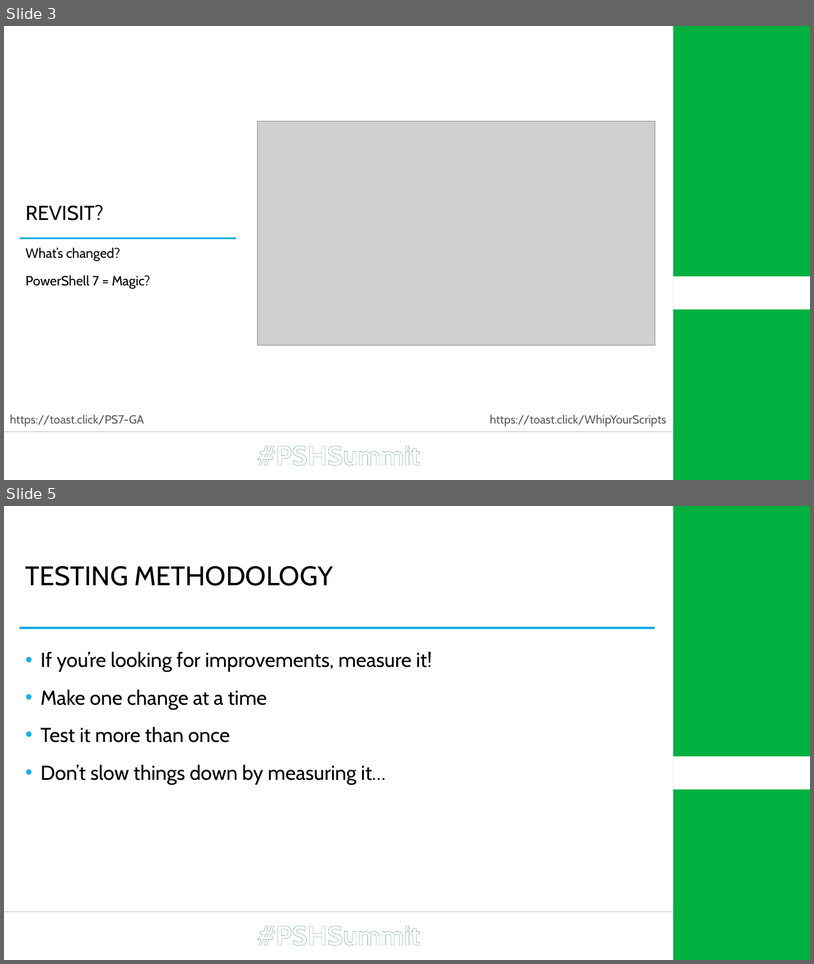
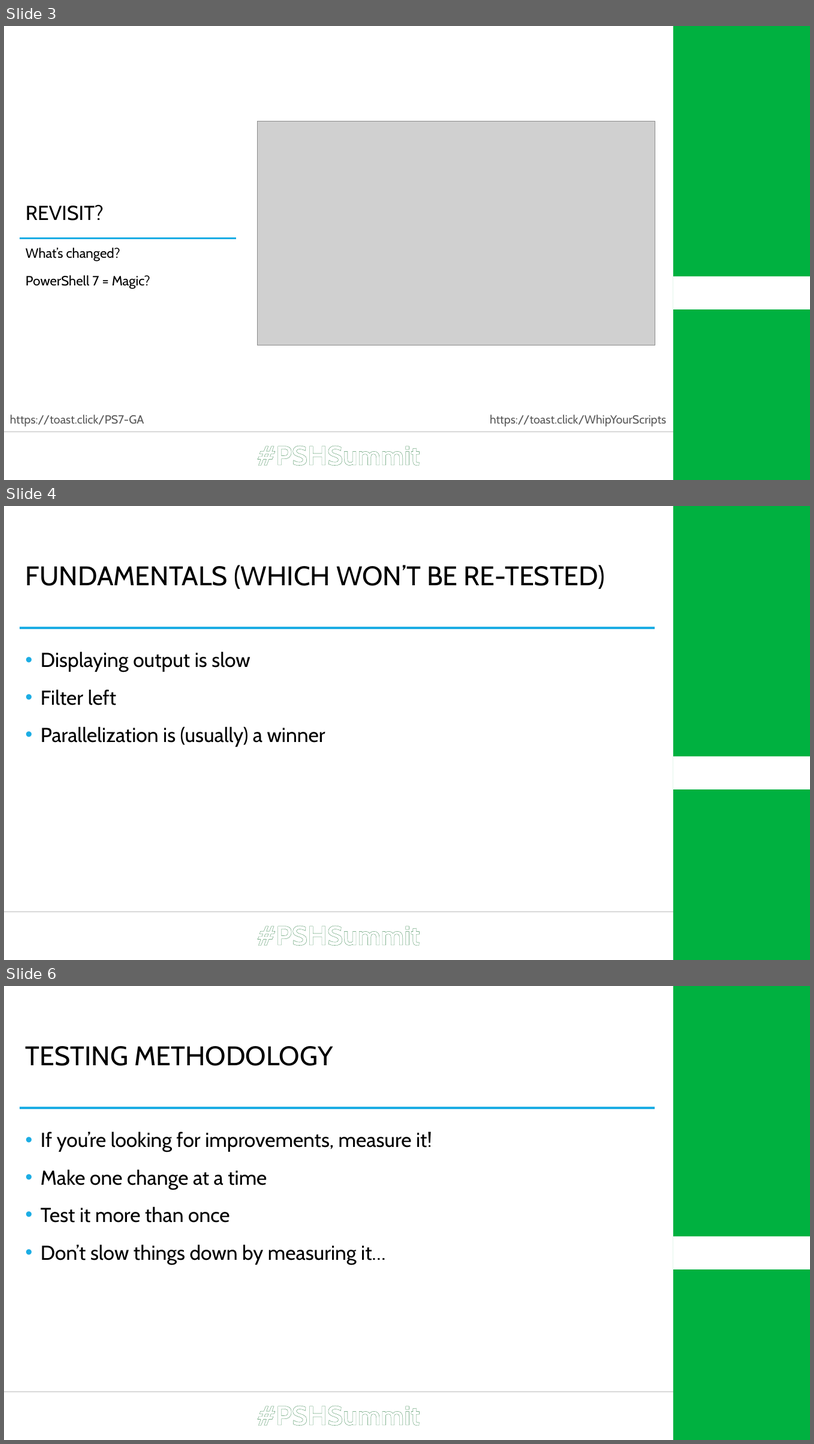
Before and after one commit to Windos/Talks, a slide deck: 2021/04 - April/28 - Summit 2021 - High-Intensity Scripting/High-Intensity Scripting.pptx. Shown one above the other, each under a label of ours: slides 3 and 5 before the commit, slides 3, 4 and 6 after it; the slides between them are not shown. The pictures are 814x964 and 814x1444 pixels, drawn with LibreOffice and Linux fonts; fonts in the diff are those of the drawing; grey boxes stand for pictures; background and template pictures are left out. Boxes give left, top, right and bottom in pixels: in the first picture for what was removed or moved away, otherwise in the second. Text is boxed around its words. In the diff, an @@ line names an element or a change of style, - is before the commit and + after.

```diff
--- a/2021/04 - April/28 - Summit 2021 - High-Intensity Scripting/High-Intensity Scripting.pptx
+++ b/2021/04 - April/28 - Summit 2021 - High-Intensity Scripting/High-Intensity Scripting.pptx
@@ slide 4 added at <box>4,506,810,960</box>, background #FFFFFF; not listed: 5 template elements that a slide beside it also shows @@
@@ title added at <box>26,565,605,589</box>, 32 pt, text #000000 @@
+FUNDAMENTALS (WHICH WON’T BE RE-TESTED)
@@ text added at <box>41,651,326,747</box>, 24 pt, text #000000 @@
+• Displaying output is slow
+• Filter left
+• Parallelization is (usually) a winner
@@ what was slide 5 is now slide 6 @@
```
Also in this commit, not shown: 1 slide changed, 3 other slides added.
